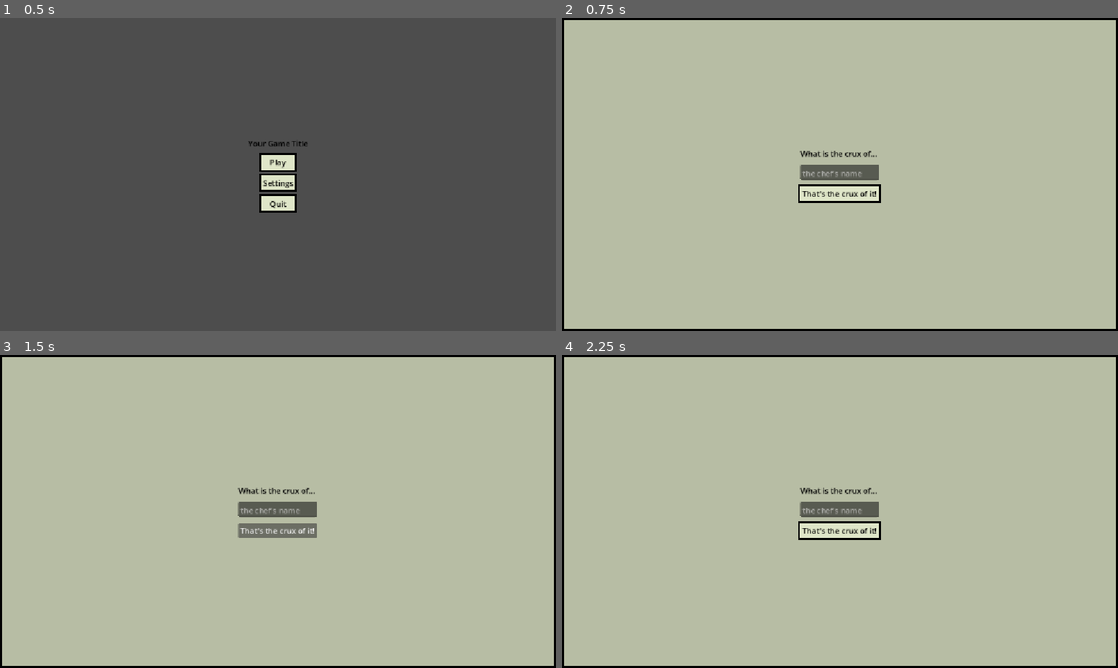
Above: before the commit, frames 1-4 (two rows, left to right).
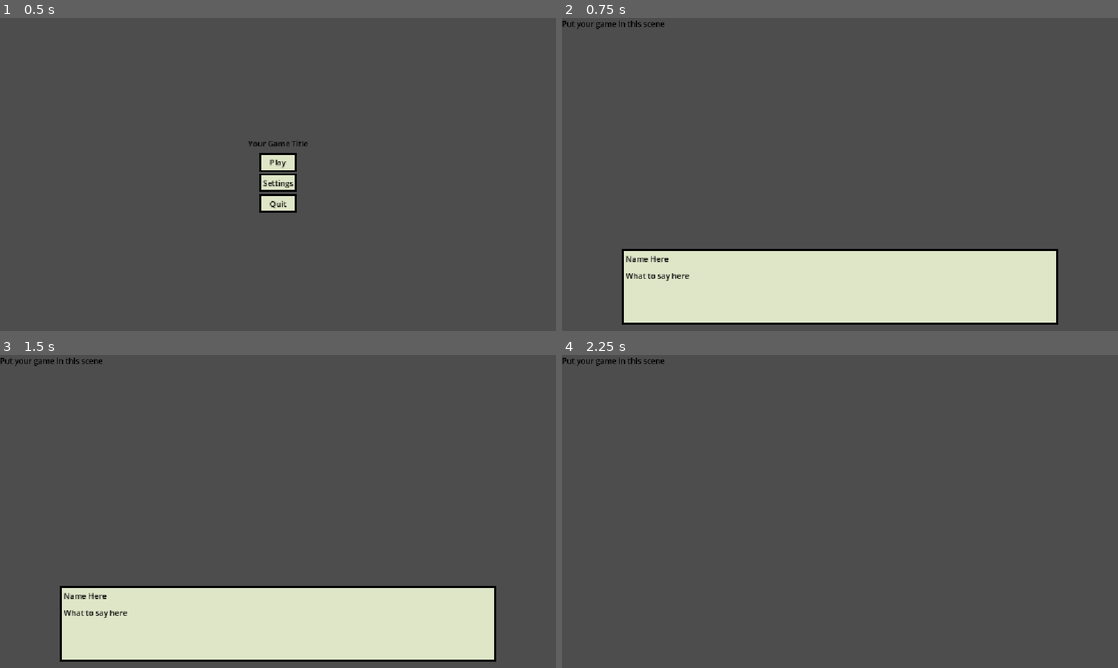
Above: after the commit, the same moments.

Repository: Lochi-dot-JPEG/crux
Game: Godot game, scene res://ui/title/title.tscn
The game is run twice, just before and just after one commit, with the same random seed, the same clock (stepped at 60 frames per second) and the same inputs.
Inputs (mouse positions are in pixels of both pictures, inside the frame that each line leads up to):
- Up to frame 1 (0.5 s): no input
- Up to frame 2 (0.75 s): click "Play" at 0.5 s
- Up to frame 3 (1.5 s): click (278, 530) at 1.25 s, where only the run before the commit has a clickable "That's the crux of it!"
- Up to frame 4 (2.25 s): tap Enter at 2 s; move the mouse to (962, 495) at 2.02 s; hold D (right) from 2.03 s (still down); tap E (interact) at 2.1 s; click (962, 495) at 2.17 s

Frame 1 is identical in both runs. In frame 2, 99% of the frame differs, in the area x 0-100%, y 0-100%; in frame 3, 99%; in frame 4, 99%.
Error before the commit: Parse Error: A function must either have a ":" followed by a body, or be marked as "@abstract". (res://ui/dialogue/dialogue.gd:70)

Commit message:
progressing through csv dialogue

Diff:
--- /dev/null
+++ b/dialogue/test.csv
@@ -0,0 +1,4 @@
+you,normal,i am the captain of this ship!!!!
+you,normal,i am still the captain of this ship!!!!
+you,normal,!!!!
+you,normal,captain my captain!!!!
--- a/entities/npc/npc_data_container.gd
+++ b/entities/npc/npc_data_container.gd
@@ -1,15 +1,11 @@
 extends Node2D
 
-@export var npcID:int
-@export var npcAnimatedSprite:AnimatedSprite2D
+@export var npcEnum : Globals.CHARACTER
+@export var npcAnimatedSprite : AnimatedSprite2D
 
 func update_sprite():
-	match npcID:
-		1:
+	match npcEnum:
+		Globals.CHARACTER.CHEF:
 			pass
-		2:
+		Globals.CHARACTER.SOUSCHEF:
 			pass
-		3:
-			pass
-		4:
-			pass
--- a/entities/player/player.tscn
+++ b/entities/player/player.tscn
@@ -1,10 +1,10 @@
 [gd_scene format=3 uid="uid://cc6kldh72h875"]
 
 [ext_resource type="Script" uid="uid://cj3p08b773fwd" path="res://entities/player/player_character_body_2d.gd" id="1_symyc"]
-[ext_resource type="SpriteFrames" uid="uid://lt7n6j1o6tm5" path="res://spritesheets/test.tres" id="2_abrql"]
+[ext_resource type="SpriteFrames" uid="uid://homlyqkfjtjl" path="res://sprites/player.tres" id="2_abrql"]
 
 [sub_resource type="CircleShape2D" id="CircleShape2D_2tu2c"]
-radius = 322.02484
+radius = 124.01613
 
 [sub_resource type="CircleShape2D" id="CircleShape2D_qnpof"]
 radius = 58.034473
@@ -22,6 +22,7 @@
 debug_color = Color(0.5647387, 0.5585411, 0, 0.41960785)
 
 [node name="AnimatedSprite2D" type="AnimatedSprite2D" parent="CharacterBody2D" unique_id=872002131]
+scale = Vector2(0.035, 0.035)
 sprite_frames = ExtResource("2_abrql")
 
 [node name="CollisionShape2D" type="CollisionShape2D" parent="CharacterBody2D" unique_id=1555644577]
--- a/entities/player/player_character_body_2d.gd
+++ b/entities/player/player_character_body_2d.gd
@@ -21,7 +21,7 @@
 	if not Input.is_action_just_pressed("interact"):
 		return
 	for npc:Node2D in interactable_npcs:
-		print(npc.get_parent().npcID)
+		print(npc.get_parent().npcEnum)
 		npc.get_parent().update_sprite()
 
 func _npc_enter_interaction_area(npc:Node2D):
@@ -32,6 +32,6 @@
 func _npc_exit_interaction_area(npc:Node2D):
 	interactable_npcs.erase(npc)
 
-func _physics_process(delta: float) -> void:
+func _physics_process(_delta: float) -> void:
 	handle_movement()
 	handle_interaction()
--- a/locations/ship/ship.tscn
+++ b/locations/ship/ship.tscn
@@ -10,4 +10,3 @@
 
 [node name="Npc" parent="." unique_id=1131074689 instance=ExtResource("2_5674f")]
 position = Vector2(728, 299)
-npcID = 2
--- a/scripts/globals.gd
+++ b/scripts/globals.gd
@@ -11,3 +11,15 @@
 # Configure the template
 const MAIN_SCENE_FILE = "res://ui/main/main.tscn"
 const GAME_TITLE = "Your Game Title"
+
+enum CHARACTER {
+	YOU,
+	CHEF,
+	SOUSCHEF,
+}
+
+const NAMES_TO_CHARACTER = {
+	"you":CHARACTER.YOU,
+	"chef":CHARACTER.CHEF,
+	"cochef":CHARACTER.SOUSCHEF,
+}
--- a/ui/dialogue/dialogue-line.gd
+++ b/ui/dialogue/dialogue-line.gd
@@ -1,17 +1,17 @@
 class_name DialogueLine
 extends Resource
 
-@export var character : Globals.Character
-@export var line : String
+@export var character : Globals.CHARACTER
+@export var text : String
 @export var animation : String
 
-static func _load_dialogue(name) -> Array[DialogueLine]:
+static func _load_dialogue_file(name : String) -> Array[DialogueLine]:
 	var loaded_csv = load("dialogue/" + name + ".csv")
 	var lines : Array[DialogueLine] = []
-	for line in loaded_csv:
+	for line in loaded_csv.records:
 		var instance = DialogueLine.new()
-		#instance.name = line[0]
-		instance.line = line[2]
+		instance.character = Globals.NAMES_TO_CHARACTER[line[0]]
+		instance.animation = line[1]
+		instance.text = line[2]
 		lines.append(instance)
-
-	return [instance]
+	return lines
--- a/ui/dialogue/dialogue.gd
+++ b/ui/dialogue/dialogue.gd
@@ -1,10 +1,4 @@
 extends Control
-
-enum CHARACTER {
-	YOU,
-	CHEF,
-	SOUSCHEF,
-}
 
 @onready var name_label : Label = %Name
 @onready var text_label : RichTextLabel = %Line
@@ -16,14 +10,29 @@
 
 var keyword_regex = RegEx.create_from_string("\\[([^\\]]*)\\]")
 
+var loaded_lines : Array[DialogueLine] = []
+var current_line : int = 0
+
 func _ready() -> void:
-	_show_dialogue_line(CHARACTER.YOU,"This is a [vegetable] test [second regexed keyword] dialogue line")
+	pass
 
-func _show_dialogue_line(character : CHARACTER, text : String):
+
+func _next_line() -> void:
+	current_line += 1
+	if current_line >= loaded_lines.size():
+		loaded_lines = []
+		hide()
+		return
+	_show_dialogue_line(current_line)
+
+
+func _show_dialogue_line(line_number : int):
+	var _line : DialogueLine = loaded_lines[line_number]
 	show()
-	var converted_text = await _substitute_keywords(text)
+	var converted_text = await _substitute_keywords(_line.text)
 	print(converted_text)
-	var character_name = _get_character_name(character)
+	# TODO load animation here
+	var character_name = _get_character_name(_line.character)
 	text_label.text = converted_text
 	name_label.text = character_name
 
@@ -31,7 +40,7 @@
 	if not visible:
 		return
 	if not question_box.visible and event.is_action_pressed("next_dialogue"):
-		hide()
+		_next_line()
 
 func _ensure_keyword_exists(keyword_id : String):
 	if keyword_id not in Globals.loaded_save.keywords.keys():
@@ -63,11 +72,14 @@
 	return converted_text
 
 
-func _get_character_name(character : CHARACTER) -> String:
+func _get_character_name(character : Globals.CHARACTER) -> String:
 	return "Their name" # TODO
 
 
-func _load_dialogue() -> String
+func _load_dialogue(file : String) -> void:
+	loaded_lines = DialogueLine._load_dialogue_file(file)
+	current_line = -1
+	_next_line()
 
 
 func _on_text_edit_text_changed() -> void:
--- a/ui/dialogue/dialogue.tscn
+++ b/ui/dialogue/dialogue.tscn
@@ -56,6 +56,7 @@
 
 [node name="QuestionBox" type="PanelContainer" parent="." unique_id=1406485298]
 unique_name_in_owner = true
+visible = false
 layout_mode = 1
 anchors_preset = 15
 anchor_right = 1.0
Not shown, added: dialogue/test.csv.import
